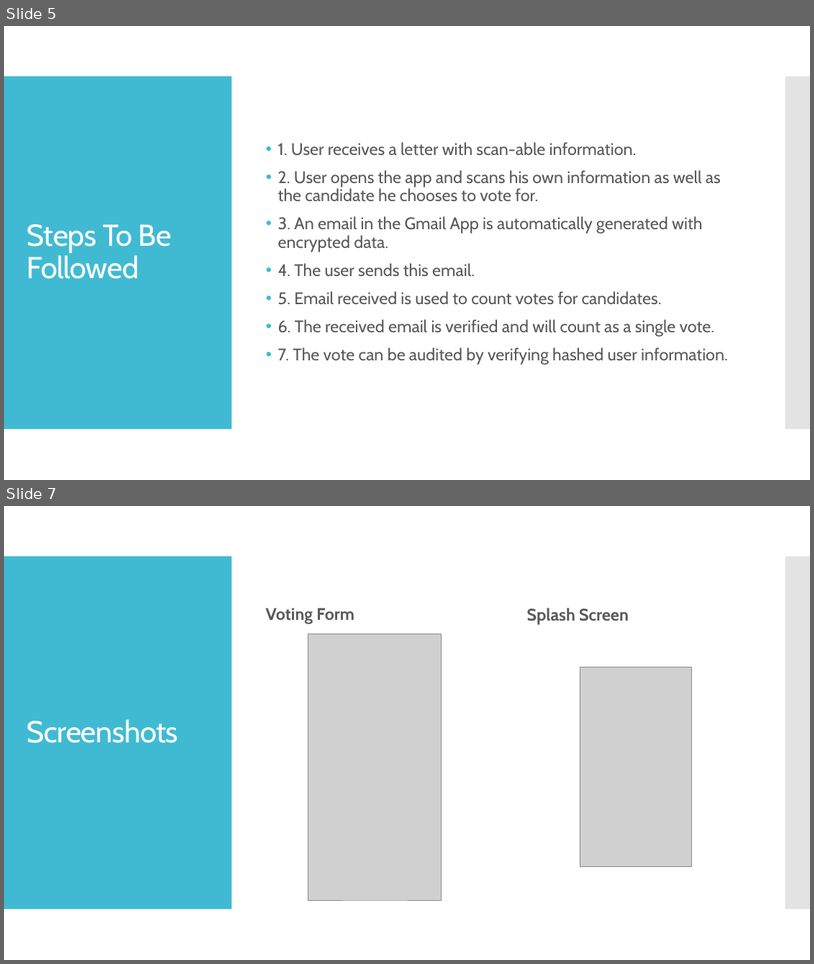
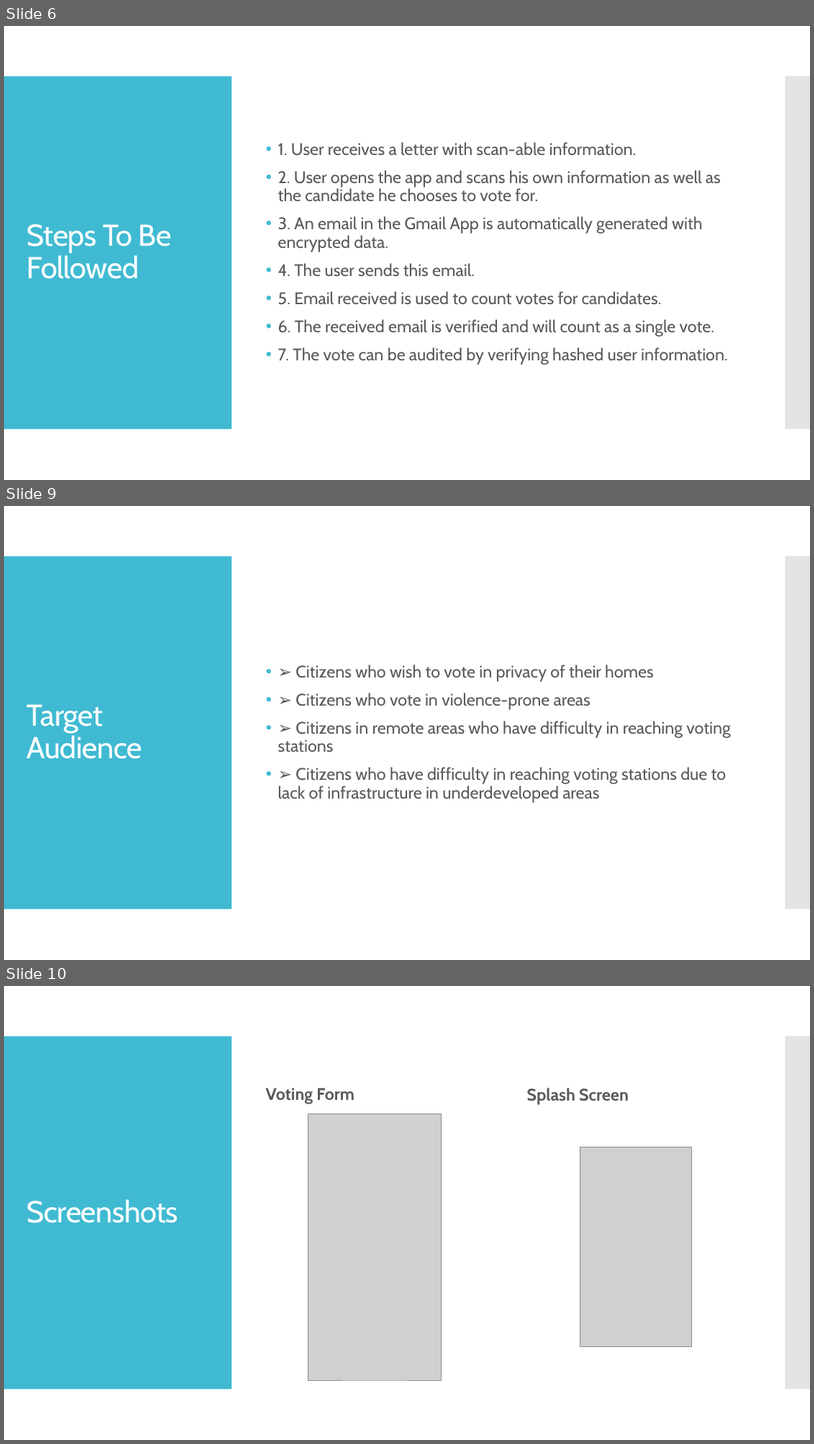
Before and after one commit to D-Bhatta/Secure-Online-Voting, a slide deck: Secure Online Voting.pptx. Shown one above the other, each under a label of ours: slides 5 and 7 before the commit, slides 6, 9 and 10 after it; the slides between them are not shown. The pictures are 814x964 and 814x1444 pixels, drawn with LibreOffice and Linux fonts; fonts in the diff are those of the drawing; grey boxes stand for pictures. Boxes give left, top, right and bottom in pixels: in the first picture for what was removed or moved away, otherwise in the second. Text is boxed around its words. In the diff, an @@ line names an element or a change of style, - is before the commit and + after.

```diff
--- a/Secure Online Voting.pptx
+++ b/Secure Online Voting.pptx
@@ slide 9 added at (4,506,810,960), background #FFFFFF; not listed: 2 template elements that a slide beside it also shows @@
@@ text added at (278,664,730,803), 20 pt, text #595959 @@
+• ➢ Citizens who wish to vote in privacy of their homes
+• ➢ Citizens who vote in violence-prone areas
+• ➢ Citizens in remote areas who have difficulty in reaching voting stations
+• ➢ Citizens who have difficulty in reaching voting stations due to lack of infrastructure in underdeveloped areas
@@ title added at (27,704,142,759), 36 pt, text #FFFFFF @@
+Target Audience
@@ what was slide 5 is now slide 6 @@
@@ what was slide 7 is now slide 10 @@
```
Also in this commit, not shown: 3 slides changed, 3 other slides added.
